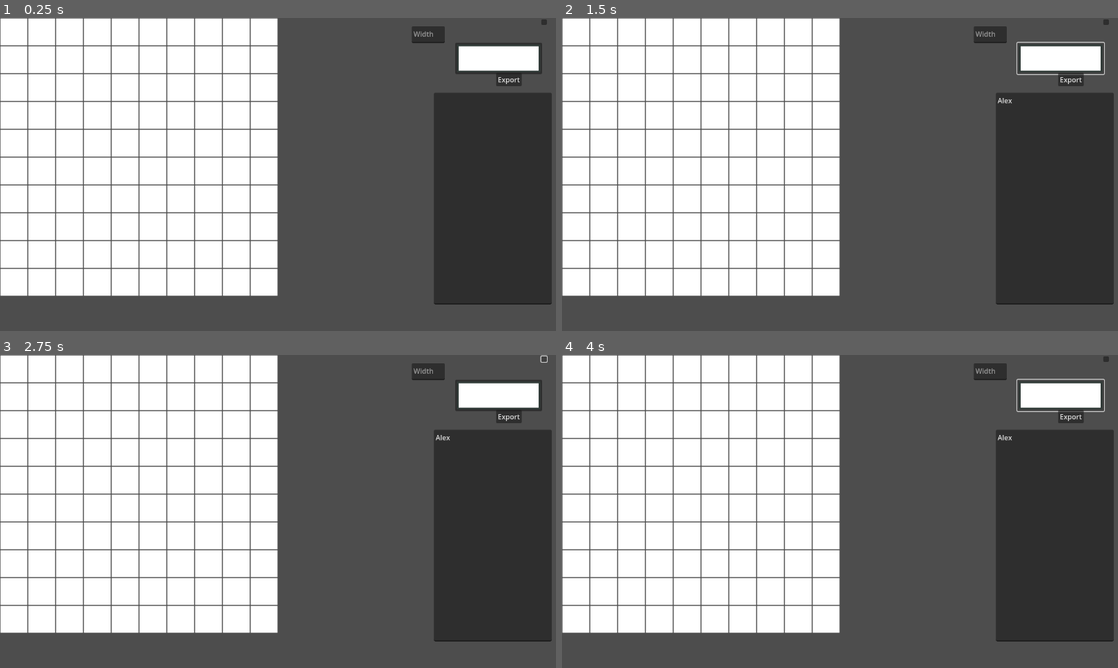
Above: before the commit, frames 1-4 (two rows, left to right).
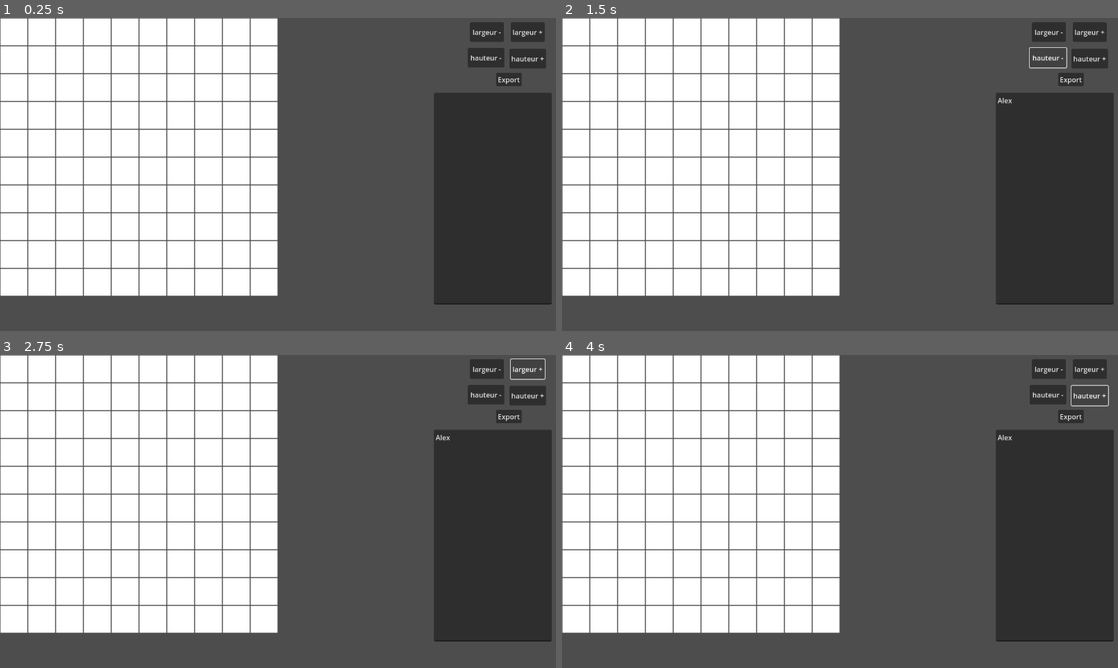
Above: after the commit, the same moments.

Repository: KbabFR/picross_editor
Game: Godot game, scene res://app.tscn
Two runs of this game, one before a commit and one after it. Both use one fixed random seed, a clock stepped at 60 frames per second and the inputs below. The project has no main scene, so this scene is started directly.
Inputs (mouse positions are in pixels of both pictures, inside the frame that each line leads up to):
- Up to frame 1 (0.25 s): no input
- Up to frame 2 (1.5 s): click (1056, 199) at 0.52 s; type "Alex" at 0.6 s; click (1062, 58) at 1.27 s
- Up to frame 3 (2.75 s): click (544, 358) at 2.02 s
- Up to frame 4 (4 s): click (1045, 395) at 2.75 s, where only the run after the commit has a clickable "hauteur -"; click (1090, 395) at 3.5 s, where only the run after the commit has a clickable "hauteur +"

The runs differ from the first frame. In frame 1, 2.5% of the frame differs, in the area x 74-99%, y 0-18%; in frame 2, 2.5%; in frame 3, 2.3%; in frame 4, 2.5%.

Commit message:
changement de taille pas fini

Diff:
--- a/Prefabs/ui_manager.tscn
+++ b/Prefabs/ui_manager.tscn
@@ -1,7 +1,6 @@
-[gd_scene load_steps=3 format=3 uid="uid://tb2tv4u43oc8"]
+[gd_scene load_steps=2 format=3 uid="uid://tb2tv4u43oc8"]
 
 [ext_resource type="Script" path="res://Scripts/ui_manager.gd" id="1_1qdnt"]
-[ext_resource type="Texture2D" uid="uid://cxjge84po271y" path="res://Assets/Input.png" id="1_vd263"]
 
 [node name="UI_manager" type="Control"]
 layout_mode = 3
@@ -11,29 +10,6 @@
 grow_horizontal = 0
 size_flags_horizontal = 0
 script = ExtResource("1_1qdnt")
-
-[node name="Noir" type="Button" parent="."]
-layout_mode = 0
-offset_left = -232.0
-offset_top = 57.0
-offset_right = -32.0
-offset_bottom = 129.0
-icon = ExtResource("1_vd263")
-
-[node name="Gomme" type="Button" parent="."]
-layout_mode = 0
-offset_left = -34.0
-offset_top = 3.0
-offset_right = -21.0
-offset_bottom = 16.0
-
-[node name="TextEdit" type="TextEdit" parent="."]
-layout_mode = 0
-offset_left = -332.0
-offset_top = 19.0
-offset_right = -256.0
-offset_bottom = 58.0
-placeholder_text = "Width"
 
 [node name="Export" type="Button" parent="."]
 layout_mode = 0
@@ -50,4 +26,37 @@
 offset_right = -10.0
 offset_bottom = 659.0
 
+[node name="hauteur -" type="Button" parent="."]
+offset_left = -203.0
+offset_top = 69.0
+offset_right = -119.0
+offset_bottom = 114.0
+text = "hauteur -"
+
+[node name="hauteur +" type="Button" parent="."]
+offset_left = -107.0
+offset_top = 71.0
+offset_right = -23.0
+offset_bottom = 116.0
+text = "hauteur +"
+
+[node name="largeur -" type="Button" parent="."]
+offset_left = -198.0
+offset_top = 10.0
+offset_right = -120.0
+offset_bottom = 55.0
+text = "largeur -"
+
+[node name="largeur +" type="Button" parent="."]
+layout_mode = 0
+offset_left = -104.0
+offset_top = 10.0
+offset_right = -26.0
+offset_bottom = 55.0
+text = "largeur +"
+
 [connection signal="pressed" from="Export" to="." method="_on_export_pressed"]
+[connection signal="pressed" from="hauteur -" to="." method="_on_hauteur_down_pressed"]
+[connection signal="pressed" from="hauteur +" to="." method="_on_hauteur_up_pressed"]
+[connection signal="pressed" from="largeur -" to="." method="_on_largeur_down_pressed"]
+[connection signal="pressed" from="largeur +" to="." method="_on_largeur_up_pressed"]
--- a/Scripts/board.gd
+++ b/Scripts/board.gd
@@ -46,5 +46,20 @@
 	file.close()
 
 
-func resize():
-	pass
+func resizex():
+	if Global.size.x > current_size.x:
+		for line in board:
+			line.resize(Global.size.x)
+			for x in range(current_size.x, Global.size.x):
+				line[x] = 0
+	else:
+		for line in board:
+			line.resize(Global.size.x)
+
+func resizey():
+	if Global.size.y > current_size.y:
+		board.resize(Global.size.y)
+		for line in range(current_size.y, Global.size.y):
+			board[line].fill(0)
+	else:
+		board.resize(Global.size.y)
--- a/Scripts/ui_manager.gd
+++ b/Scripts/ui_manager.gd
@@ -1,6 +1,8 @@
 extends Control
 
 signal export
+signal resizex
+signal resizey
 
 # Called when the node enters the scene tree for the first time.
 func _ready():
@@ -14,3 +16,20 @@
 
 func _on_export_pressed():
 	export.emit()
+
+
+func _on_hauteur_up_pressed():
+	Global.size.y += 5
+	resizey.emit()
+
+func _on_hauteur_down_pressed():
+	Global.size.y -= 5
+	resizey.emit()
+
+func _on_largeur_up_pressed():
+	Global.size.x += 5
+	resizex.emit()
+
+func _on_largeur_down_pressed():
+	Global.size.x -= 5
+	resizex.emit()
--- a/app.tscn
+++ b/app.tscn
@@ -13,3 +13,5 @@
 [node name="Board" parent="." instance=ExtResource("2_6uxw1")]
 
 [connection signal="export" from="UI_manager" to="Board" method="export"]
+[connection signal="resizex" from="UI_manager" to="Board" method="resizex"]
+[connection signal="resizey" from="UI_manager" to="Board" method="resizey"]
